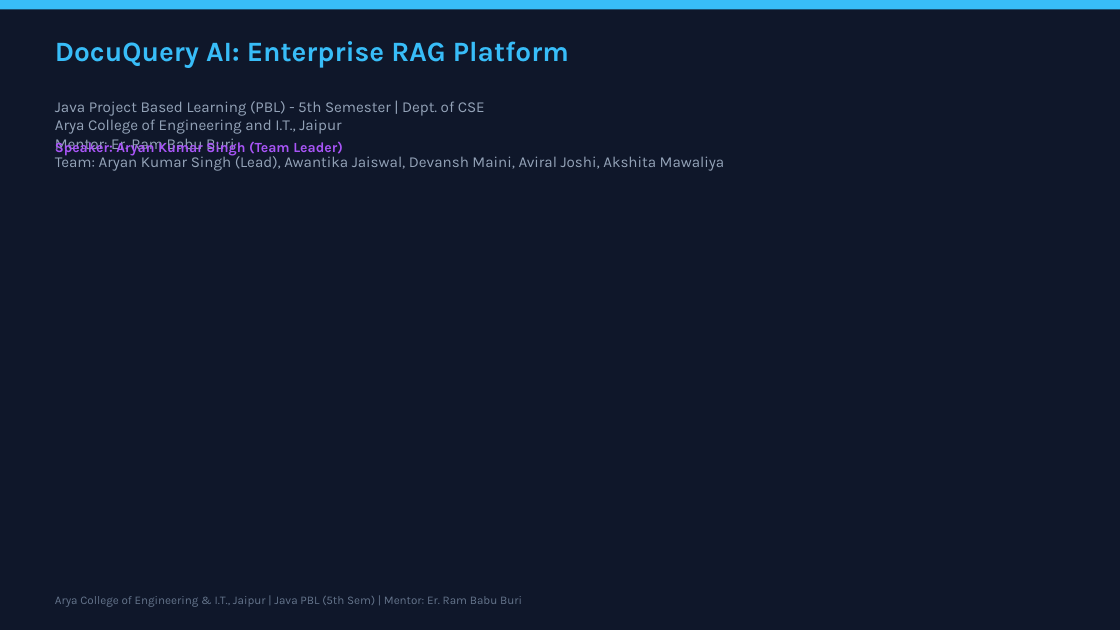
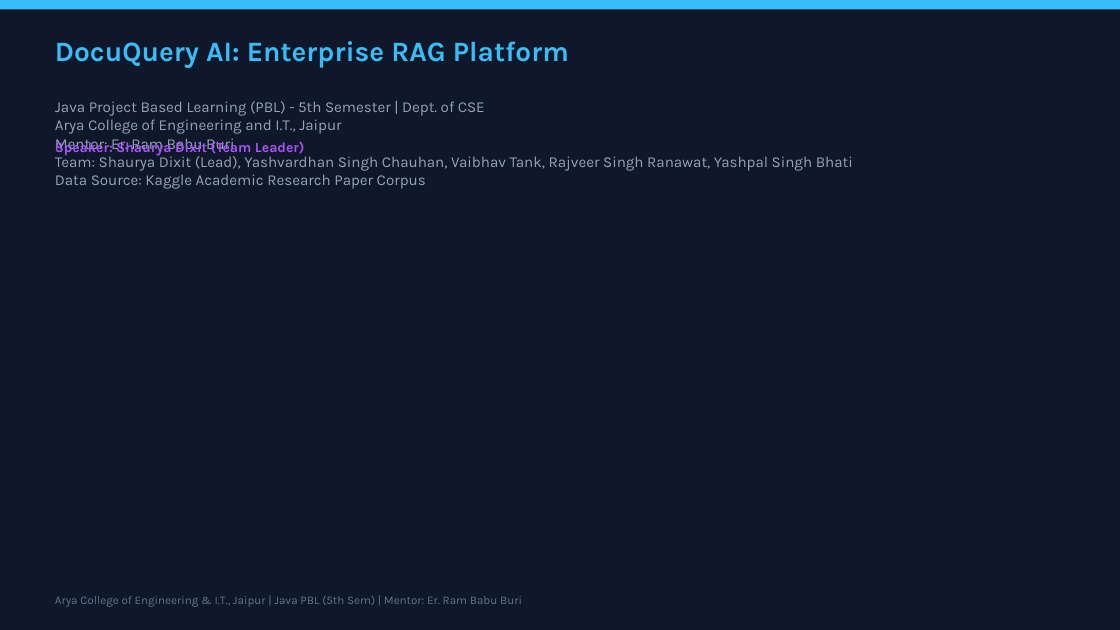
Before and after one commit to shauryadixit005-lab/RAG_Project, a slide deck: slide 1 of submission_reports/DocuQuery_AI_Presentation.pptx. Drawn at 1120x630 pixels with LibreOffice and Linux fonts; fonts in the diff are those of the drawing. Boxes give left, top, right and bottom in pixels: in the first picture for what was removed or moved away, otherwise in the second. Text is boxed around its words. In the diff, an @@ line names an element or a change of style, - is before the commit and + after.

```diff
--- a/submission_reports/DocuQuery_AI_Presentation.pptx
+++ b/submission_reports/DocuQuery_AI_Presentation.pptx
@@ text at (55, 101, 853, 189): text changed @@
-Java Project Based Learning (PBL) - 5th Semester | Dept. of CSE
-Arya College of Engineering and I.T., Jaipur
-Mentor: Er. Ram Babu Buri
-Team: Aryan Kumar Singh (Lead), Awantika Jaiswal, Devansh Maini, Aviral Joshi, Akshita Mawaliya
+Java Project Based Learning (PBL) - 5th Semester | Dept. of CSE
+Arya College of Engineering and I.T., Jaipur
+Mentor: Er. Ram Babu Buri
+Team: Shaurya Dixit (Lead), Yashvardhan Singh Chauhan, Vaibhav Tank, Rajveer Singh Ranawat, Yashpal Singh Bhati
+Data Source: Kaggle Academic Research Paper Corpus
@@ text at (55, 139, 305, 156): text changed @@
-Speaker: Aryan Kumar Singh (Team Leader)
+Speaker: Shaurya Dixit (Team Leader)
```
Also in this commit, not shown: 14 other slides changed, 21 other files.
